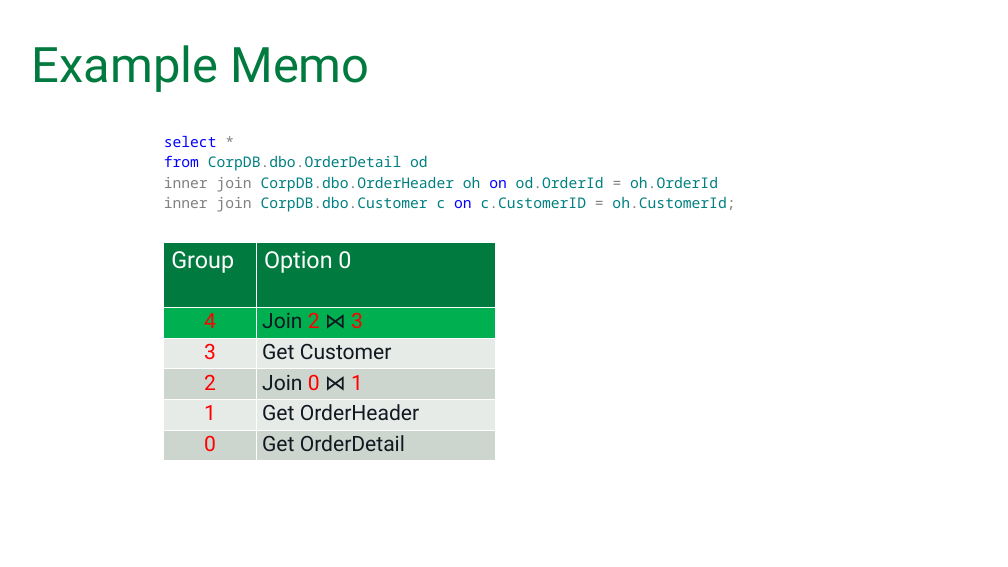
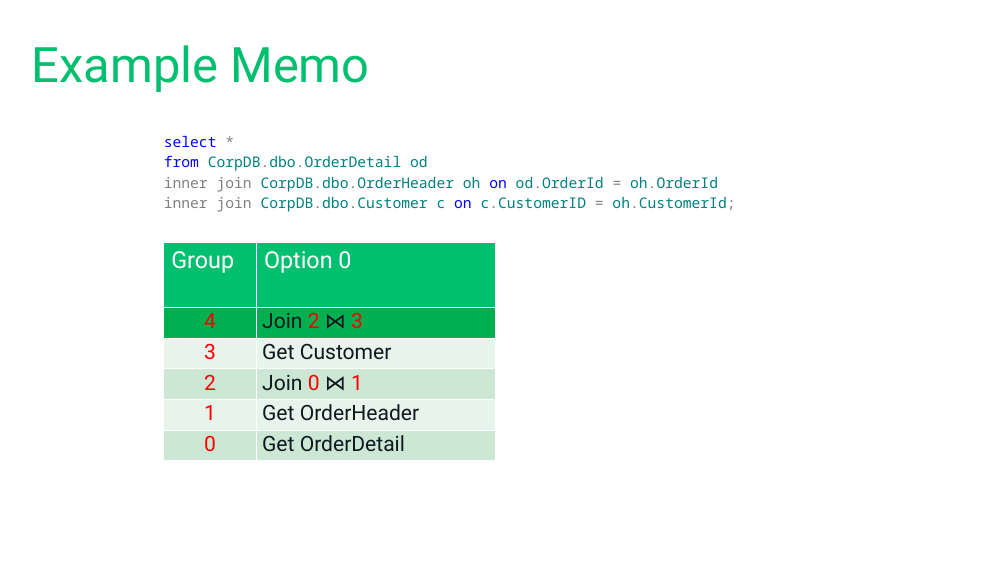
Before and after one commit to tf3604/OptimizerPresentation, a slide deck: slide 52 of Optimizer.pptx (slide 53 before the commit). Drawn at 1008x567 pixels with LibreOffice and Linux fonts; fonts in the diff are those of the drawing; background and template pictures are left out. Boxes give left, top, right and bottom in pixels: in the first picture for what was removed or moved away, otherwise in the second. Text is boxed around its words. In the diff, an @@ line names an element or a change of style, - is before the commit and + after.

```diff
--- a/Optimizer.pptx
+++ b/Optimizer.pptx
@@ title "Example Memo" at box(32, 45, 369, 92): text colour #007A3E to #00BF6F @@
@@ table at box(164, 242, 495, 460) @@
@@ fill #007A3E to #00BF6F in row 1 @@
@@ fill #E7ECE8 to #E7F4EB in 4 cells @@
@@ fill #CCD7CE to #CCE8D5 in 4 cells @@
```
Also in this commit, not shown: 61 other slides changed, 1 slide removed.
